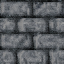
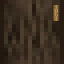
Revision of a layered 64 × 64 image; what changed, layer by layer:
added layer "default_wood.png" above "default_tree.png" over [53, 5, 59, 21]
added layer "default_tree.png" above "Presse-papiers #8" over [0, 0, 64, 64]
hid "castle_pavement_brick.png" over [0, 0, 64, 64]
hid "castle_stonewall.png" over [0, 0, 64, 64]
hid "Copie de Presse-papiers" over [0, 0, 64, 64]
